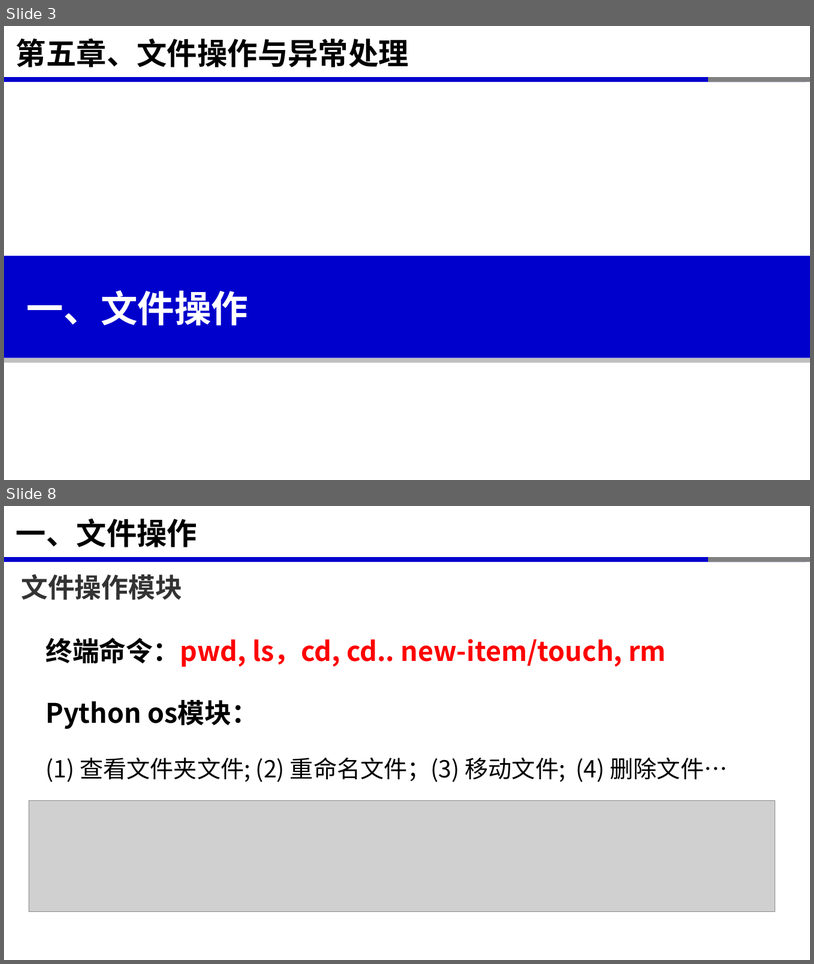
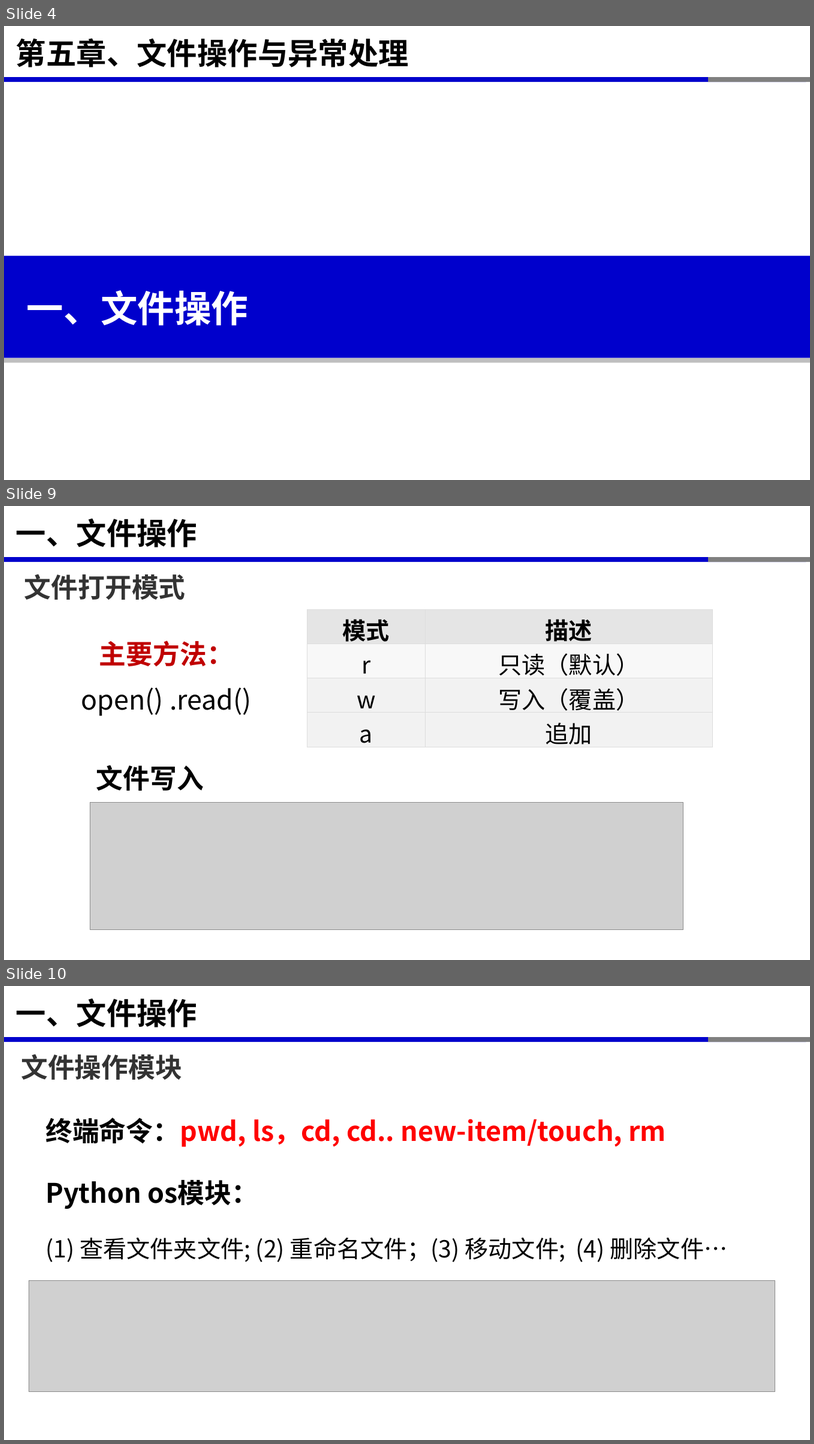
Before and after one commit to xinluo2018/programming-basics, a slide deck: 第5章-文件操作与异常处理/第5章-文件操作与异常处理.pptx. Shown one above the other, each under a label of ours: slides 3 and 8 before the commit, slides 4, 9 and 10 after it; the slides between them are not shown. The pictures are 814x964 and 814x1444 pixels, drawn with LibreOffice and Linux fonts; fonts in the diff are those of the drawing; grey boxes stand for pictures. Boxes give left, top, right and bottom in pixels: in the first picture for what was removed or moved away, otherwise in the second. Text is boxed around its words. In the diff, an @@ line names an element or a change of style, - is before the commit and + after.

```diff
--- a/第5章-文件操作与异常处理/第5章-文件操作与异常处理.pptx
+++ b/第5章-文件操作与异常处理/第5章-文件操作与异常处理.pptx
@@ slide 9 added at (x1=4, y1=506, x2=810, y2=960), background #FFFFFF; not listed: 3 template elements that a slide beside it also shows @@
@@ title added at (x1=16, y1=519, x2=197, y2=547), 36 pt, text #000000, bold @@
+一、文件操作
@@ text added at (x1=24, y1=574, x2=186, y2=600), 32 pt, text #333333, bold @@
+文件打开模式
@@ table added at (x1=307, y1=609, x2=713, y2=747), 4 rows, 2 columns @@
+模式 | 描述
+r | 只读（默认）
+w | 写入（覆盖）
+a | 追加
@@ text added at (x1=81, y1=640, x2=252, y2=716), 32 pt, text #000000 @@
+主要方法：
+open() .read()
@@ text added at (x1=96, y1=765, x2=204, y2=790), 32 pt, text #000000, bold @@
+文件写入
@@ picture added at (x1=90, y1=802, x2=684, y2=930) @@
@@ what was slide 3 is now slide 4 @@
@@ what was slide 8 is now slide 10 @@
```
Also in this commit, not shown: 8 slides changed, 4 other slides added, 2 slides removed, 7 other files.
